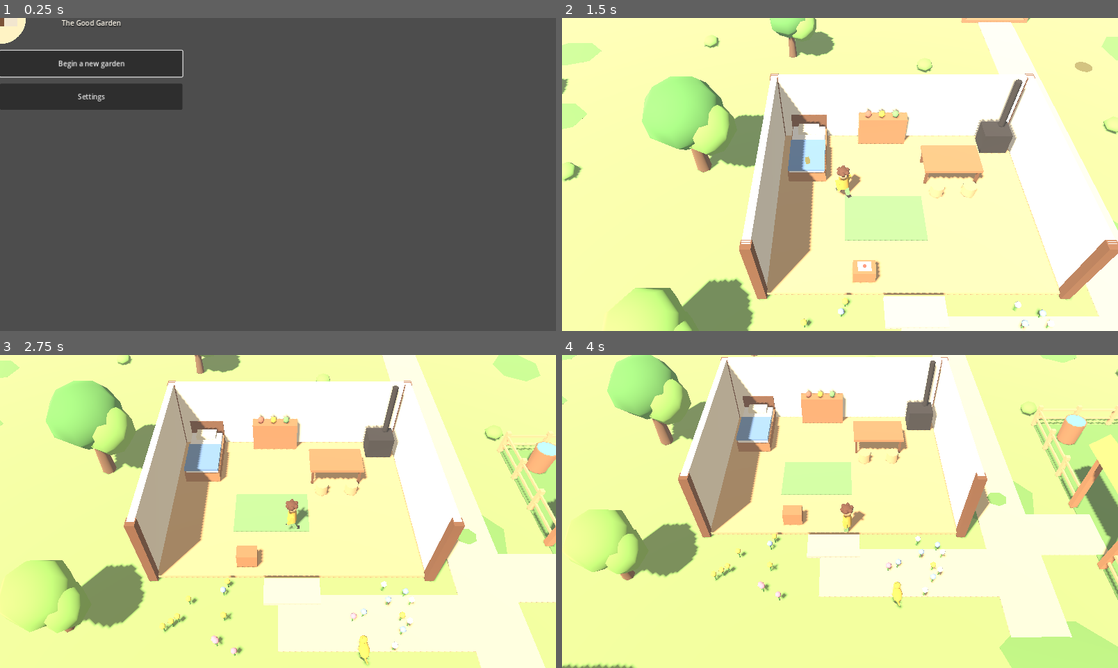
Above: before the commit, frames 1-4 (two rows, left to right).
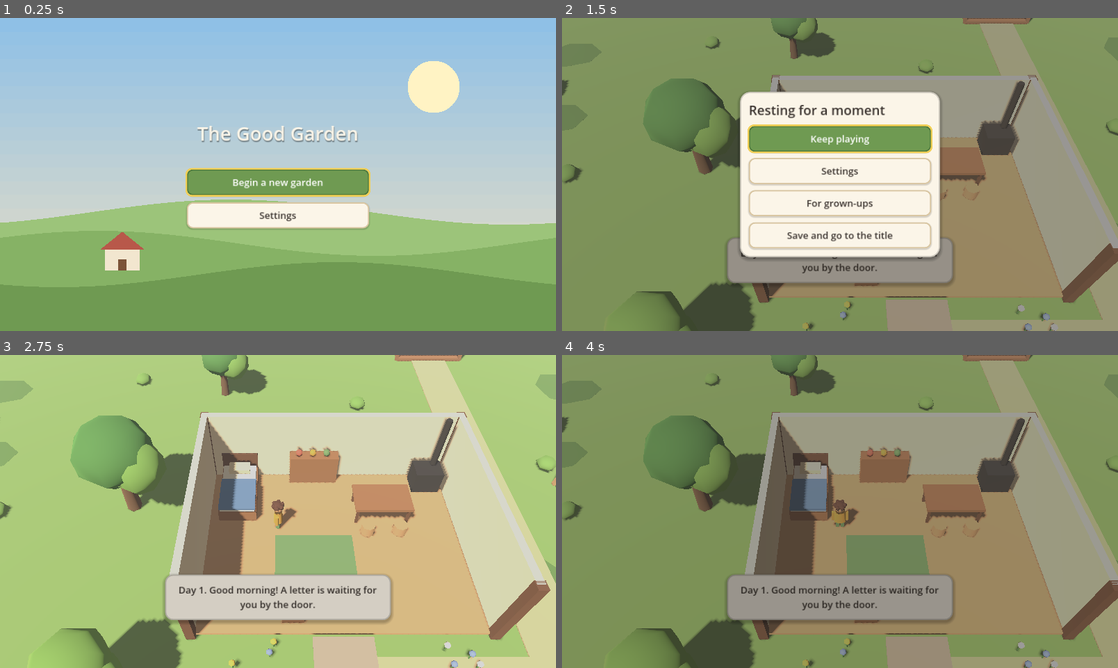
Above: after the commit, the same moments.

Repository: Dsoto1/goodgarden
Game: Godot game, scene res://scenes/main.tscn
The game is run twice, just before and just after one commit, with the same random seed, the same clock (stepped at 60 frames per second) and the same inputs.
Inputs (mouse positions are in pixels of both pictures, inside the frame that each line leads up to):
- Up to frame 1 (0.25 s): no input
- Up to frame 2 (1.5 s): click "Begin a new garden" at 0.5 s; click (1084, 68) at 1.25 s, where only the run after the commit has a clickable "Pause"
- Up to frame 3 (2.75 s): tap Enter at 2 s; move the mouse to (400, 495) at 2.02 s; hold D (move_right) from 2.03 s (still down); hold J (journal) from 2.03 s (still down); click (400, 495) at 2.17 s; tap Space at 2.27, 2.57 s; tap G (grab, bound only after the commit) at 2.3 s
- Up to frame 4 (4 s): release D (move_right) at 2.75 s; release J (journal) at 2.75 s; drag from (728, 527) to (812, 574) at 2.77 s; move the mouse to (895, 442) at 3.52 s; hold D (move_right) from 3.53 s (still down); hold E (interact) from 3.53 s (still down); click (895, 442) at 3.67 s; tap G (grab, bound only after the commit) at 3.8 s

The runs differ from the first frame. In frame 1, 100% of the frame differs, in the area x 0-100%, y 0-100%; in frame 2, 97%; in frame 3, 99%; in frame 4, 97%.

Commit message:
Polish UI, add gamepad cursor and pause in activities, write docs
- Fix code-built UI anchoring (set_anchors_and_offsets_preset) and apply
  the theme per CanvasLayer root; fix caption sizing and settings rows.
- Soften lighting (linear tonemap, lower sun/ambient) so colours read.
- DragPiece reads positions from events; VirtualCursor lets gamepad and
  arrow keys drag pieces (X / G to grab). Pause available in activities.
- Respace Good Samaritan figures; grown-ups summary wording.
- README, docs/ARCHITECTURE.md, docs/CONTENT_GUIDE.md, screenshots,
  screenshot tour tool, and a GitHub Actions workflow for the tests.
- Tests: 102 checks including real pointer-event dragging.

Co-Authored-By: Claude Opus 5.5 <noreply@anthropic.com>
Claude-Session: https://claude.ai/code/session_01Tr6eT4xzsQiKhiiDsGZ6ho

Diff:
--- a/autoload/input_setup.gd
+++ b/autoload/input_setup.gd
@@ -12,6 +12,7 @@
 	"journal": [KEY_J],
 	"map": [KEY_M],
 	"pause": [KEY_ESCAPE, KEY_P],
+	"grab": [KEY_G],
 }
 
 const JOY_BUTTONS := {
@@ -19,6 +20,7 @@
 	"journal": [JOY_BUTTON_Y],
 	"map": [JOY_BUTTON_BACK],
 	"pause": [JOY_BUTTON_START],
+	"grab": [JOY_BUTTON_X],
 	"move_up": [JOY_BUTTON_DPAD_UP],
 	"move_down": [JOY_BUTTON_DPAD_DOWN],
 	"move_left": [JOY_BUTTON_DPAD_LEFT],
--- a/autoload/observations.gd
+++ b/autoload/observations.gd
@@ -71,6 +71,8 @@
 			parts.append("chosen %d time%s" % [s["started"], _plural(s["started"])])
 			if s["retell_seconds"] > 0:
 				parts.append("about %d min spent retelling with the figures" % ceili(s["retell_seconds"] / 60.0))
+		elif s["completed"] == 0:
+			parts.append("started %d time%s" % [s["started"], _plural(s["started"])])
 		else:
 			parts.append("completed %d time%s" % [s["completed"], _plural(s["completed"])])
 			if s["completed"] > 1:
--- a/content/activities/good_samaritan.json
+++ b/content/activities/good_samaritan.json
@@ -56,26 +56,26 @@
 				{
 					"text": "A priest came walking down that same road. When he saw the hurt man, he passed by on the other side.",
 					"reveal": ["priest"],
-					"show": {"priest": {"pos": [560, 120]}}
+					"show": {"priest": {"pos": [480, 95]}}
 				},
 				{
 					"text": "Then a Levite, a helper at the temple, came by. He looked at the man, and he passed by on the other side, too.",
 					"reveal": ["levite"],
-					"show": {"levite": {"pos": [640, 160]}}
+					"show": {"levite": {"pos": [290, 85]}}
 				},
 				{
 					"text": "Then a Samaritan came traveling with his donkey. Samaritans and the hurt man's people did not usually get along. But when the Samaritan saw him, his heart was filled with compassion.",
 					"reveal": ["samaritan", "donkey"],
-					"show": {"samaritan": {"pos": [480, 185]}, "donkey": {"pos": [540, 230]}}
+					"show": {"samaritan": {"pos": [500, 200]}, "donkey": {"pos": [575, 225]}}
 				},
 				{
 					"text": "He knelt down, cleaned and bandaged the man's wounds, lifted him onto his own donkey, and brought him to an inn, where he took care of him.",
 					"reveal": ["innkeeper"],
 					"show": {
-						"traveler": {"pos": [745, 215], "lying": true},
-						"samaritan": {"pos": [670, 200]},
-						"donkey": {"pos": [600, 225]},
-						"innkeeper": {"pos": [830, 175]}
+						"traveler": {"pos": [765, 220], "lying": true},
+						"samaritan": {"pos": [665, 195]},
+						"donkey": {"pos": [590, 235]},
+						"innkeeper": {"pos": [860, 150]}
 					}
 				},
 				{
--- a/scripts/activity/activity_workspace.gd
+++ b/scripts/activity/activity_workspace.gd
@@ -20,6 +20,8 @@
 var results: Dictionary = {}
 var step: ActivityStep
 var step_index := -1
+## Gamepad pointer; idle until a stick or the grab button is used.
+var cursor: VirtualCursor
 
 var _board: Control
 var _board_holder: Control
@@ -36,7 +38,7 @@
 
 
 func _ready() -> void:
-	set_anchors_preset(Control.PRESET_FULL_RECT)
+	set_anchors_and_offsets_preset(Control.PRESET_FULL_RECT)
 	mouse_filter = Control.MOUSE_FILTER_STOP
 	resized.connect(_fit_board)
 
@@ -57,12 +59,12 @@
 	var reflective := definition.is_reflection()
 	var dim := ColorRect.new()
 	dim.color = Color(0.08, 0.07, 0.12, 0.55) if reflective else Color(0.1, 0.08, 0.05, 0.35)
-	dim.set_anchors_preset(Control.PRESET_FULL_RECT)
+	dim.set_anchors_and_offsets_preset(Control.PRESET_FULL_RECT)
 	dim.mouse_filter = Control.MOUSE_FILTER_IGNORE
 	add_child(dim)
 
 	var column := VBoxContainer.new()
-	column.set_anchors_preset(Control.PRESET_FULL_RECT)
+	column.set_anchors_and_offsets_preset(Control.PRESET_FULL_RECT)
 	column.add_theme_constant_override("separation", 10)
 	column.offset_left = 16
 	column.offset_right = -16
@@ -115,6 +117,9 @@
 	var bar := HBoxContainer.new()
 	bar.add_theme_constant_override("separation", 12)
 	column.add_child(bar)
+	var pause := UiStyle.button(tr("Pause"))
+	pause.pressed.connect(func() -> void: get_tree().call_group("main", "open_pause"))
+	bar.add_child(pause)
 	_restart_button = UiStyle.button(tr("Start over"))
 	_restart_button.pressed.connect(_on_restart_pressed)
 	bar.add_child(_restart_button)
@@ -128,6 +133,8 @@
 	_leave_button.pressed.connect(_on_leave_pressed)
 	bar.add_child(_leave_button)
 	_update_controls()
+	cursor = VirtualCursor.new()
+	add_child(cursor)
 
 
 func _fit_board() -> void:
--- a/scripts/activity/drag_piece.gd
+++ b/scripts/activity/drag_piece.gd
@@ -56,12 +56,14 @@
 func _gui_input(event: InputEvent) -> void:
 	if not draggable:
 		return
+	# Positions come from the event (not the hardware mouse) so touch, mouse and
+	# the gamepad's virtual cursor all drive pieces the same way.
 	if event is InputEventMouseButton and event.button_index == MOUSE_BUTTON_LEFT:
 		if event.pressed:
 			dragging = true
 			_moved = false
-			_press_pos = get_global_mouse_position()
-			_grab_offset = get_parent().get_local_mouse_position() - position
+			_press_pos = event.global_position
+			_grab_offset = _to_parent(event.global_position) - position
 			z_index = 10
 			move_to_front()
 			AudioService.play("place")
@@ -75,9 +77,13 @@
 				tapped.emit(self)
 		accept_event()
 	elif event is InputEventMouseMotion and dragging:
-		if get_global_mouse_position().distance_to(_press_pos) > 6.0:
+		if event.global_position.distance_to(_press_pos) > 6.0:
 			_moved = true
 		var parent_size: Vector2 = get_parent().size if get_parent() is Control else ActivityStep.BOARD_SIZE
-		var p: Vector2 = get_parent().get_local_mouse_position() - _grab_offset
+		var p: Vector2 = _to_parent(event.global_position) - _grab_offset
 		position = p.clamp(-size / 2.0, parent_size - size / 2.0)
 		accept_event()
+
+
+func _to_parent(viewport_point: Vector2) -> Vector2:
+	return (get_parent() as CanvasItem).get_global_transform_with_canvas().affine_inverse() * viewport_point
--- a/scripts/activity/primitives/space_along_line.gd
+++ b/scripts/activity/primitives/space_along_line.gd
@@ -171,7 +171,7 @@
 		draw_circle(Vector2(_from + 12 + i * 21.5, _row_y + ((i * 37) % 50) - 25), 3, Color("5a3a27"))
 	draw_circle(Vector2(_start_x, _row_y), 20, Color("b7aea0"))
 	draw_circle(Vector2(_start_x - 5, _row_y - 5), 8, Color("cfc7ba"))
-	draw_string(ThemeDB.fallback_font, Vector2(_start_x - 60, _row_y + 56), tr("start"), HORIZONTAL_ALIGNMENT_CENTER, 120, 18, Color("f3e6d2"))
+	draw_string(ThemeDB.fallback_font, Vector2(_start_x - 60, _row_y - 44), tr("start"), HORIZONTAL_ALIGNMENT_CENTER, 120, 18, Color("f3e6d2"))
 	draw_string(ThemeDB.fallback_font, Vector2(_tray.x - 40, _tray.y + 62), tr("pegs"), HORIZONTAL_ALIGNMENT_LEFT, 200, 18, Color("f3e6d2"))
 	if _hint_ghost > 0.0:
 		draw_dashed_line(Vector2(_hint_ghost, _row_y - 50), Vector2(_hint_ghost, _row_y + 30), Color(1, 0.95, 0.7), 4.0, 8.0)
--- /dev/null
+++ b/scripts/activity/virtual_cursor.gd
@@ -0,0 +1,86 @@
+class_name VirtualCursor
+extends Control
+## Gamepad (and arrow-key) pointer for activity workspaces. The left stick
+## moves a soft hand-cursor; the "grab" button presses and releases. It sends
+## ordinary pointer events, so every primitive works without gamepad code.
+
+const SPEED := 700.0
+
+var active := false
+var pointer := Vector2(640, 360)
+var held := false
+
+
+func _ready() -> void:
+	set_anchors_and_offsets_preset(Control.PRESET_FULL_RECT)
+	mouse_filter = Control.MOUSE_FILTER_IGNORE
+	z_index = 100
+	pointer = get_viewport_rect().size / 2.0
+
+
+func _process(delta: float) -> void:
+	var v := Input.get_vector("move_left", "move_right", "move_up", "move_down")
+	if v.length() > 0.1:
+		active = true
+		move_to(pointer + v * SPEED * delta)
+	queue_redraw()
+
+
+func _input(event: InputEvent) -> void:
+	if event.is_action_pressed("grab"):
+		active = true
+		press()
+		get_viewport().set_input_as_handled()
+	elif event.is_action_released("grab"):
+		release()
+		get_viewport().set_input_as_handled()
+	elif event is InputEventMouseMotion and not _is_ours(event):
+		active = false # a real mouse/touch took over
+
+
+func move_to(p: Vector2) -> void:
+	var r := get_viewport_rect()
+	var target := p.clamp(r.position, r.end)
+	var ev := InputEventMouseMotion.new()
+	ev.position = target
+	ev.global_position = target
+	ev.relative = target - pointer
+	ev.button_mask = MOUSE_BUTTON_MASK_LEFT if held else 0
+	ev.set_meta("virtual", true)
+	pointer = target
+	get_viewport().push_input(ev, true)
+
+
+func press() -> void:
+	held = true
+	_button(true)
+
+
+func release() -> void:
+	if held:
+		held = false
+		_button(false)
+
+
+func _button(pressed: bool) -> void:
+	var ev := InputEventMouseButton.new()
+	ev.button_index = MOUSE_BUTTON_LEFT
+	ev.pressed = pressed
+	ev.position = pointer
+	ev.global_position = pointer
+	ev.button_mask = MOUSE_BUTTON_MASK_LEFT if pressed else 0
+	ev.set_meta("virtual", true)
+	get_viewport().push_input(ev, true)
+
+
+func _is_ours(event: InputEvent) -> bool:
+	return event.has_meta("virtual")
+
+
+func _draw() -> void:
+	if not active:
+		return
+	var p := pointer - global_position
+	draw_circle(p, 22.0 if held else 26.0, Color(1, 0.97, 0.85, 0.35))
+	draw_arc(p, 22.0 if held else 26.0, 0, TAU, 32, Color("3b3430"), 3.0)
+	draw_circle(p, 5.0, Color("3b3430"))
--- a/scripts/main.gd
+++ b/scripts/main.gd
@@ -17,6 +17,7 @@
 var _talk_target: Node3D
 var _play_seconds := 0.0
 var _rest_reminded := false
+var _theme: Theme
 
 
 func _ready() -> void:
@@ -32,7 +33,7 @@
 	var fade_root := _layer(10, Node.PROCESS_MODE_ALWAYS)
 	_fade = ColorRect.new()
 	_fade.color = Color(0.06, 0.05, 0.04, 0.0)
-	_fade.set_anchors_preset(Control.PRESET_FULL_RECT)
+	_fade.set_anchors_and_offsets_preset(Control.PRESET_FULL_RECT)
 	_fade.mouse_filter = Control.MOUSE_FILTER_IGNORE
 	fade_root.add_child(_fade)
 	ActivityRunner.host = _activity_root
@@ -50,14 +51,19 @@
 	layer.process_mode = mode
 	add_child(layer)
 	var root := Control.new()
-	root.set_anchors_preset(Control.PRESET_FULL_RECT)
 	root.mouse_filter = Control.MOUSE_FILTER_IGNORE
 	layer.add_child(root)
+	root.set_anchors_and_offsets_preset(Control.PRESET_FULL_RECT)
+	root.add_to_group("ui_roots")
+	root.theme = _theme
 	return root
 
 
+## Themes don't cross CanvasLayers, so every layer's root gets the theme.
 func _apply_theme() -> void:
-	get_tree().root.theme = UiStyle.build_theme(Settings.get_value("text_scale"))
+	_theme = UiStyle.build_theme(Settings.get_value("text_scale"))
+	for root in get_tree().get_nodes_in_group("ui_roots"):
+		(root as Control).theme = _theme
 
 
 # --- Title and game start -----------------------------------------------------
@@ -184,12 +190,11 @@
 	GameState.push_mode(GameState.Mode.REFLECTION)
 	world.rig.focus_on(focus, 3.2, 12.0)
 	var stand := UiStyle.button(tr("Stand up"))
-	stand.set_anchors_preset(Control.PRESET_CENTER_BOTTOM)
+	stand.modulate.a = 0.75
 	stand.grow_horizontal = Control.GROW_DIRECTION_BOTH
 	stand.grow_vertical = Control.GROW_DIRECTION_BEGIN
-	stand.position.y -= 30
-	stand.modulate.a = 0.75
 	_overlay_root.add_child(stand)
+	stand.set_anchors_and_offsets_preset(Control.PRESET_CENTER_BOTTOM, Control.PRESET_MODE_MINSIZE, 30)
 	stand.pressed.connect(func() -> void:
 		stand.queue_free()
 		world.rig.release_focus()
@@ -242,7 +247,14 @@
 
 
 func _unhandled_input(event: InputEvent) -> void:
-	if world == null or not GameState.is_exploring():
+	if world == null:
+		return
+	# Pause anywhere outside protected transitions.
+	if event.is_action_pressed("pause") and GameState.mode() in [GameState.Mode.EXPLORE, GameState.Mode.ACTIVITY, GameState.Mode.REFLECTION, GameState.Mode.DIALOGUE]:
+		open_pause()
+		get_viewport().set_input_as_handled()
+		return
+	if not GameState.is_exploring():
 		return
 	if event.is_action_pressed("pause"):
 		open_pause()
--- a/scripts/ui/dialogue_box.gd
+++ b/scripts/ui/dialogue_box.gd
@@ -10,10 +10,10 @@
 
 
 func _ready() -> void:
-	set_anchors_preset(Control.PRESET_FULL_RECT)
+	set_anchors_and_offsets_preset(Control.PRESET_FULL_RECT)
 	mouse_filter = Control.MOUSE_FILTER_IGNORE
 	_panel = PanelContainer.new()
-	_panel.set_anchors_preset(Control.PRESET_BOTTOM_WIDE)
+	_panel.set_anchors_and_offsets_preset(Control.PRESET_BOTTOM_WIDE)
 	_panel.offset_left = 24
 	_panel.offset_right = -24
 	_panel.offset_bottom = -20
--- a/scripts/ui/hud.gd
+++ b/scripts/ui/hud.gd
@@ -16,13 +16,10 @@
 
 func _ready() -> void:
 	add_to_group("hud")
-	set_anchors_preset(Control.PRESET_FULL_RECT)
+	set_anchors_and_offsets_preset(Control.PRESET_FULL_RECT)
 	mouse_filter = Control.MOUSE_FILTER_IGNORE
 
 	_buttons = VBoxContainer.new()
-	_buttons.set_anchors_preset(Control.PRESET_TOP_RIGHT)
-	_buttons.position = Vector2(-16, 16)
-	_buttons.grow_horizontal = Control.GROW_DIRECTION_BEGIN
 	_buttons.add_theme_constant_override("separation", 10)
 	add_child(_buttons)
 	var journal := UiStyle.button(tr("Journal"))
@@ -39,7 +36,7 @@
 	_buttons.add_child(pause)
 
 	_prompt_panel = PanelContainer.new()
-	_prompt_panel.set_anchors_preset(Control.PRESET_CENTER_BOTTOM)
+	_prompt_panel.set_anchors_and_offsets_preset(Control.PRESET_CENTER_BOTTOM)
 	_prompt_panel.grow_horizontal = Control.GROW_DIRECTION_BOTH
 	_prompt_panel.grow_vertical = Control.GROW_DIRECTION_BEGIN
 	_prompt_panel.position.y = -24
@@ -51,7 +48,7 @@
 	_prompt_panel.add_child(_prompt_button)
 
 	_caption = PanelContainer.new()
-	_caption.set_anchors_preset(Control.PRESET_CENTER_BOTTOM)
+	_caption.set_anchors_and_offsets_preset(Control.PRESET_CENTER_BOTTOM)
 	_caption.grow_horizontal = Control.GROW_DIRECTION_BOTH
 	_caption.grow_vertical = Control.GROW_DIRECTION_BEGIN
 	_caption.position.y = -110
@@ -61,8 +58,11 @@
 	add_child(_caption)
 	_caption_label = UiStyle.label("")
 	_caption_label.horizontal_alignment = HORIZONTAL_ALIGNMENT_CENTER
+	_caption_label.custom_minimum_size.x = 480 # autowrap needs a width to measure height
 	_caption.add_child(_caption_label)
 
+	_buttons.grow_horizontal = Control.GROW_DIRECTION_BEGIN
+	_buttons.set_anchors_and_offsets_preset(Control.PRESET_TOP_RIGHT, Control.PRESET_MODE_MINSIZE, 16)
 	Interaction.focus_changed.connect(func(_t: Interactable) -> void: refresh())
 	GameState.mode_changed.connect(func(_m: GameState.Mode) -> void: refresh())
 	Discovery.discovered.connect(func(_id: String) -> void: refresh())
@@ -94,6 +94,7 @@
 func show_caption(text: String, seconds := 4.5) -> void:
 	_caption_label.text = text
 	_caption.visible = true
+	_caption.size = Vector2.ZERO
 	_caption.reset_size()
 	_caption.position = Vector2((size.x - _caption.size.x) / 2.0, size.y - _caption.size.y - 110)
 	AudioService.narrate(text)
--- a/scripts/ui/modal_panel.gd
+++ b/scripts/ui/modal_panel.gd
@@ -10,7 +10,7 @@
 
 
 func open(width := 680.0, fill := UiStyle.PAPER) -> VBoxContainer:
-	set_anchors_preset(Control.PRESET_FULL_RECT)
+	set_anchors_and_offsets_preset(Control.PRESET_FULL_RECT)
 	mouse_filter = Control.MOUSE_FILTER_STOP
 	process_mode = Node.PROCESS_MODE_ALWAYS
 	content = UiStyle.modal(self, width, fill)
--- a/scripts/ui/parent_panel.gd
+++ b/scripts/ui/parent_panel.gd
@@ -59,7 +59,9 @@
 	content.add_child(rw)
 	var row := HBoxContainer.new()
 	content.add_child(row)
-	row.add_child(UiStyle.label(tr("Gentle rest reminder:")))
+	var reminder := UiStyle.label(tr("Gentle rest reminder:"))
+	reminder.autowrap_mode = TextServer.AUTOWRAP_OFF
+	row.add_child(reminder)
 	var opt := OptionButton.new()
 	for m: int in [0, 15, 30, 45]:
 		opt.add_item(tr("Off") if m == 0 else tr("%d minutes") % m, m)
--- a/scripts/ui/title_screen.gd
+++ b/scripts/ui/title_screen.gd
@@ -8,9 +8,9 @@
 
 
 func _ready() -> void:
-	set_anchors_preset(Control.PRESET_FULL_RECT)
+	set_anchors_and_offsets_preset(Control.PRESET_FULL_RECT)
 	var center := CenterContainer.new()
-	center.set_anchors_preset(Control.PRESET_FULL_RECT)
+	center.set_anchors_and_offsets_preset(Control.PRESET_FULL_RECT)
 	add_child(center)
 	var col := VBoxContainer.new()
 	col.add_theme_constant_override("separation", 16)
--- a/scripts/ui/ui_style.gd
+++ b/scripts/ui/ui_style.gd
@@ -112,10 +112,10 @@
 static func modal(parent: Control, width := 640.0, fill := PAPER) -> VBoxContainer:
 	var dim := ColorRect.new()
 	dim.color = Color(0.1, 0.08, 0.06, 0.45)
-	dim.set_anchors_preset(Control.PRESET_FULL_RECT)
+	dim.set_anchors_and_offsets_preset(Control.PRESET_FULL_RECT)
 	parent.add_child(dim)
 	var center := CenterContainer.new()
-	center.set_anchors_preset(Control.PRESET_FULL_RECT)
+	center.set_anchors_and_offsets_preset(Control.PRESET_FULL_RECT)
 	parent.add_child(center)
 	var card_panel := PanelContainer.new()
 	card_panel.add_theme_stylebox_override("panel", card(fill, 22))
--- a/scripts/world/world.gd
+++ b/scripts/world/world.gd
@@ -5,9 +5,9 @@
 ## by the day definition. Also owns the world's mood (outdoor, home, chapel).
 
 const MOODS := {
-	"outdoor": {"sun": 1.15, "ambient": 0.55, "ambient_color": Color("dfe7f0"), "chapel_light": 0.0, "sound": "outdoor"},
-	"home": {"sun": 0.75, "ambient": 0.6, "ambient_color": Color("f3e3cc"), "chapel_light": 0.0, "sound": "interior"},
-	"chapel": {"sun": 0.3, "ambient": 0.35, "ambient_color": Color("e8cfa8"), "chapel_light": 1.6, "sound": "chapel"},
+	"outdoor": {"sun": 0.85, "ambient": 0.32, "ambient_color": Color("dfe7f0"), "chapel_light": 0.0, "sound": "outdoor"},
+	"home": {"sun": 0.6, "ambient": 0.38, "ambient_color": Color("f3e3cc"), "chapel_light": 0.0, "sound": "interior"},
+	"chapel": {"sun": 0.25, "ambient": 0.25, "ambient_color": Color("e8cfa8"), "chapel_light": 1.6, "sound": "chapel"},
 }
 
 var regions: Dictionary = {} # id -> Region
@@ -60,8 +60,7 @@
 	environment.ambient_light_source = Environment.AMBIENT_SOURCE_COLOR
 	environment.ambient_light_color = MOODS["outdoor"]["ambient_color"]
 	environment.ambient_light_energy = MOODS["outdoor"]["ambient"]
-	environment.tonemap_mode = Environment.TONE_MAPPER_FILMIC
-	environment.tonemap_white = 6.0
+	environment.tonemap_mode = Environment.TONE_MAPPER_LINEAR
 	environment.fog_enabled = true
 	environment.fog_light_color = Color("dfe6ee")
 	environment.fog_density = 0.0035
--- a/tests/test_runner.gd
+++ b/tests/test_runner.gd
@@ -24,7 +24,7 @@
 		test_content_is_valid, test_validator_catches_errors, test_conditions_and_tokens,
 		test_save_round_trip_and_migration, test_space_along_line, test_count_into_slots,
 		test_match_to_outline_self_correction, test_story_handoff_and_put_away,
-		test_observations_never_score_reflection, test_vertical_slice_end_to_end,
+		test_observations_never_score_reflection, test_pointer_events_drag_pieces, test_vertical_slice_end_to_end,
 	]
 	for t: Callable in tests:
 		_current = t.get_method()
@@ -218,6 +218,44 @@
 	check(text.contains("chosen 1 time"), "reports that the material was chosen")
 	check(not text.contains("completed"), "does not report Scripture work as completion")
 	check(not text.contains("%"), "no percentages")
+
+
+## Real pointer events (as sent by mouse, touch emulation and the gamepad
+## cursor) pick up a piece and drop it on its outline.
+func test_pointer_events_drag_pieces() -> void:
+	var main: Main = load("res://scenes/main.tscn").instantiate()
+	add_child(main)
+	await frames()
+	main.start_new_game()
+	await frames(3)
+	check(ActivityRunner.start("home_set_table"), "table setting starts")
+	var ws := ActivityRunner.workspace
+	await _play_intro(ws)
+	await frames(2)
+	var step := ws.current_step()
+	var slot: DropSlot = step.slots[2]
+	var piece: DragPiece
+	for p: DragPiece in step.pieces:
+		if p.kind == slot.accepts:
+			piece = p
+	var to_screen := func(c: CanvasItem, local: Vector2) -> Vector2: return c.get_global_transform_with_canvas() * local
+	var cursor := ws.cursor
+	cursor.move_to(to_screen.call(step, piece.center()))
+	cursor.press()
+	await frames()
+	check(piece.dragging, "virtual cursor press grabs the piece")
+	var dest: Vector2 = to_screen.call(step, slot.center())
+	for i in 6:
+		cursor.move_to(cursor.pointer.lerp(dest, 0.5 if i < 5 else 1.0))
+		await frames(1)
+	cursor.release()
+	await frames()
+	check(piece.placed_in == slot, "dropped on its outline through real input events")
+	ActivityRunner.set_aside()
+	main.quit_to_title()
+	await frames(2)
+	main.queue_free()
+	await frames(2)
 
 
 # --- End to end -------------------------------------------------------------------
--- /dev/null
+++ b/tools/screenshot_tour.gd
@@ -0,0 +1,176 @@
+extends Node
+## Renders a set of screenshots of the slice for visual review.
+##   xvfb-run godot --path . --rendering-driver opengl3 res://tools/screenshot_tour.tscn -- --out=/abs/dir
+## Not part of the game; uses the same calls as the end-to-end test.
+
+var out_dir := "user://screenshots"
+var main: Main
+
+
+func _ready() -> void:
+	for arg in OS.get_cmdline_user_args():
+		if arg.begins_with("--out="):
+			out_dir = arg.substr(6)
+	DirAccess.make_dir_recursive_absolute(out_dir)
+	Settings.persist = false
+	SaveService.path = "user://screenshot_tour/save.json"
+	SaveService.delete_save()
+	main = load("res://scenes/main.tscn").instantiate()
+	add_child(main)
+	await _settle(10)
+	await shot("01_title")
+	main.start_new_game()
+	await _settle(30)
+	await shot("02_home_start")
+	main.open_invitation(Invitations.pending_id)
+	await _settle(10)
+	await shot("03_letter")
+	_close_modals()
+	await _at("garden_miriam", Vector3(-2.2, 0, 0.2))
+	await shot("04_garden_miriam")
+	Dialogue.start("miriam")
+	Dialogue.advance()
+	await _settle(30)
+	await shot("05_dialogue")
+	Dialogue.choose(0)
+	Dialogue.advance()
+	await _settle(40)
+	var ws := ActivityRunner.workspace
+	ws.press_primary()
+	await _settle(5)
+	ws.press_primary()
+	await _settle(10)
+	var spacing := ws.current_step()
+	var t: Array[float] = spacing.required_positions()
+	for i in spacing.markers.size():
+		_drop(spacing.markers[i], Vector2(t[i] + (50.0 if i == 2 else 0.0), 300))
+	await _settle(10)
+	await shot("06_spacing_check")
+	_drop(spacing.markers[2], Vector2(t[2], 300))
+	await get_tree().create_timer(1.6).timeout
+	var sow := ws.current_step()
+	for k in 7:
+		_drop(sow.pieces[k], sow.holes[k / 3].center())
+	await _settle(10)
+	await shot("07_sowing")
+	for k in range(7, 12):
+		_drop(sow.pieces[k], sow.holes[k / 3].center())
+	await get_tree().create_timer(1.6).timeout
+	while ActivityRunner.is_running():
+		ws.press_primary()
+		await _settle(3)
+	await get_tree().create_timer(0.8).timeout
+	await shot("08_planted_row")
+	await get_tree().create_timer(2.0).timeout
+	await _at("home_spawn", Vector3(3.2, 0, -0.2))
+	main.start_activity_here("home_set_table", Vector3(1.6, 0.8, -1.2))
+	await _settle(30)
+	ws = ActivityRunner.workspace
+	ws.press_primary()
+	await _settle(10)
+	var m := ws.current_step()
+	for i in 4:
+		var slot: DropSlot = m.slots[i]
+		for p: DragPiece in m.pieces:
+			if p.placed_in == null and p.kind == slot.accepts:
+				_drop(p, slot.center())
+				break
+	await _settle(10)
+	await shot("09_table_setting")
+	ActivityRunner.set_aside()
+	await _settle(10)
+	await _at("village_plaza", Vector3(0, 0, 0))
+	await shot("10_village")
+	await _at("village_overlook", Vector3(0, 0, 0))
+	await _settle(90)
+	await shot("11_bellhaven_vista")
+	await _at("chapel_door", Vector3(0, 0, -6.5))
+	await _settle(120)
+	await shot("12_atrium")
+	main.start_activity_here("good_samaritan", Vector3(-9, 0.6, -26.4))
+	await _settle(20)
+	ws = ActivityRunner.workspace
+	ws.press_primary()
+	await _settle(10)
+	for i in 6:
+		ws.press_primary()
+		await _settle(5)
+	await _settle(40)
+	await shot("13_story")
+	ActivityRunner.set_aside()
+	await _settle(10)
+	await _at("home_door", Vector3(0, 0, 0))
+	main.open_journal()
+	await _settle(10)
+	await shot("14_journal")
+	_close_modals()
+	main.open_settings()
+	await _settle(10)
+	await shot("14b_settings")
+	_close_modals()
+	main.open_parents()
+	await _settle(5)
+	var gate := _first(main, ParentPanel) as ParentPanel
+	gate._show_page()
+	await _settle(10)
+	await shot("14c_grownups")
+	_close_modals()
+	main.open_map()
+	await _settle(10)
+	await shot("15_map")
+	_close_modals()
+	await main.rest_until_morning()
+	await _at("garden_miriam", Vector3(1.5, 0, 0.8))
+	await _settle(30)
+	await shot("16_day2_sprouts")
+	print("screenshots written to ", ProjectSettings.globalize_path(out_dir))
+	get_tree().quit()
+
+
+func _at(anchor_id: String, offset: Vector3) -> void:
+	var a := main.world.anchor(anchor_id)
+	main.world.player.teleport(a.global_position + offset, a.global_rotation.y)
+	main.world.rig.snap()
+	await _settle(20)
+
+
+func _drop(piece: DragPiece, c: Vector2) -> void:
+	piece.set_center(c)
+	piece.grabbed.emit(piece)
+	piece.set_center(c)
+	piece.dropped.emit(piece)
+
+
+func _close_modals() -> void:
+	for layer in main.get_children():
+		if layer is CanvasLayer:
+			for root in layer.get_children():
+				for c in root.get_children():
+					if c is ModalPanel:
+						c.close()
+
+
+func _all(node: Node) -> Array[Node]:
+	var out: Array[Node] = []
+	for c in node.get_children():
+		out.append(c)
+		out.append_array(_all(c))
+	return out
+
+
+func _first(node: Node, type: Variant) -> Node:
+	for c in _all(node):
+		if is_instance_of(c, type):
+			return c
+	return null
+
+
+func _settle(n: int) -> void:
+	for i in n:
+		await get_tree().process_frame
+
+
+func shot(name: String) -> void:
+	await RenderingServer.frame_post_draw
+	var img := get_viewport().get_texture().get_image()
+	img.save_png(out_dir.path_join(name + ".png"))
--- /dev/null
+++ b/tools/screenshot_tour.tscn
@@ -0,0 +1,6 @@
+[gd_scene load_steps=2 format=3]
+
+[ext_resource type="Script" path="res://tools/screenshot_tour.gd" id="1"]
+
+[node name="ScreenshotTour" type="Node"]
+script = ExtResource("1")
Binary file added: docs/screenshots/04_garden_miriam.png
Binary file added: docs/screenshots/06_spacing_check.png
Binary file added: docs/screenshots/11_bellhaven_vista.png
Binary file added: docs/screenshots/13_story.png
Binary file added: docs/screenshots/16_day2_sprouts.png
Not shown, added: .github/workflows/tests.yml
Not shown, added: docs/ARCHITECTURE.md
Not shown, added: docs/CONTENT_GUIDE.md
